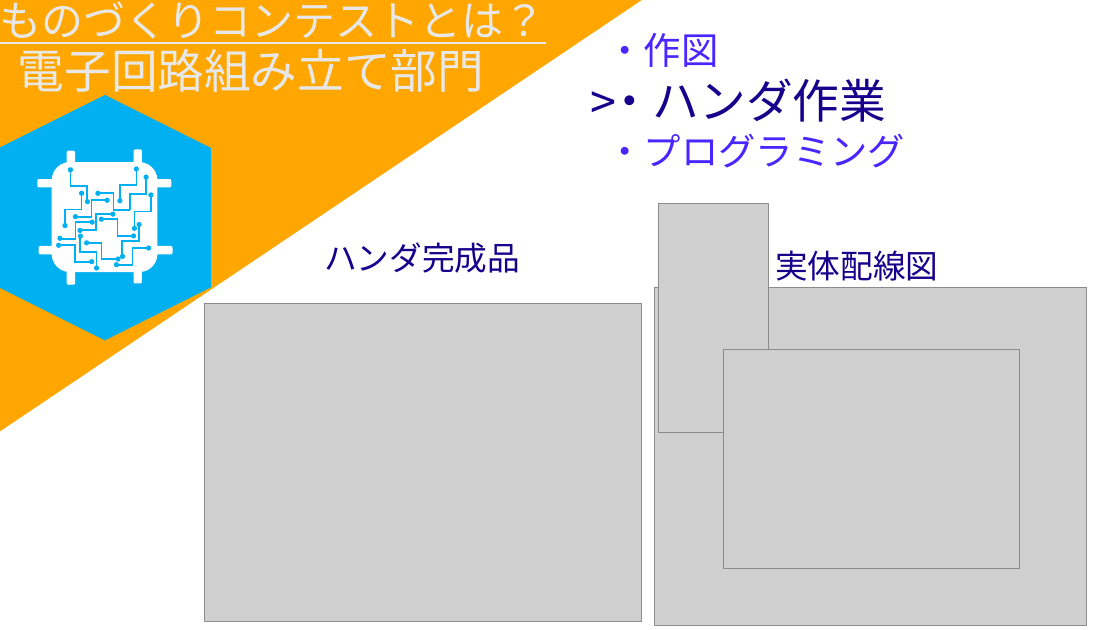
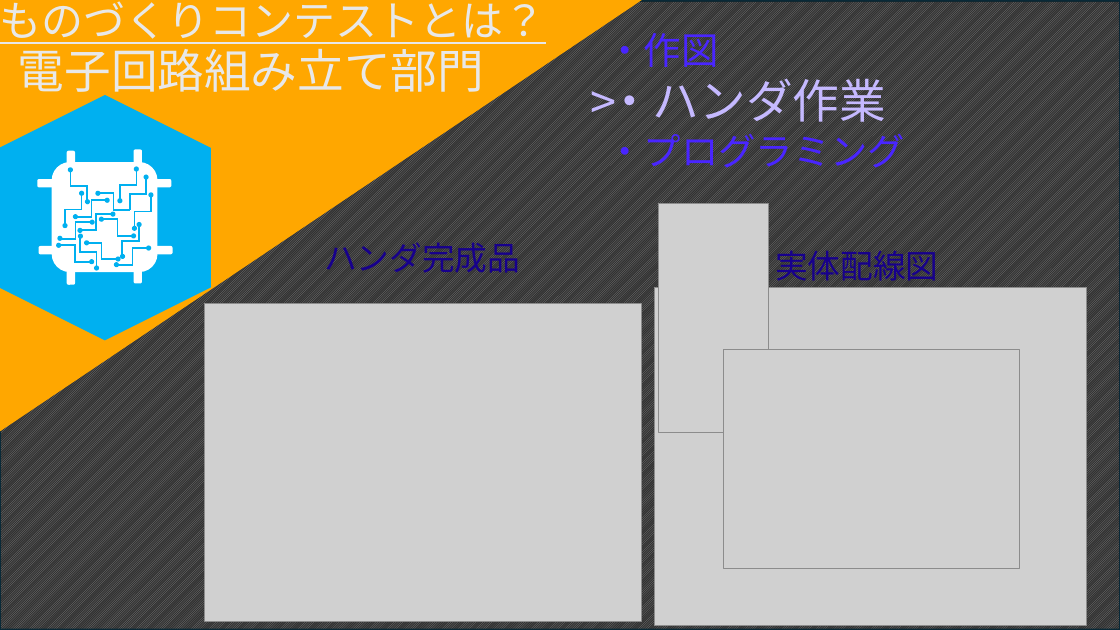
Before and after one commit to batakasu/procon, a slide deck: slide 7 of 添付フォルダ/～ものコン全国を目指して～ 動画用.pptx (slide 5 before the commit). Drawn at 1120x630 pixels with LibreOffice and Linux fonts; fonts in the diff are those of the drawing; grey boxes stand for pictures. Boxes give left, top, right and bottom in pixels: in the first picture for what was removed or moved away, otherwise in the second. Text is boxed around its words. In the diff, an @@ line names an element or a change of style, - is before the commit and + after.

```diff
--- a/添付フォルダ/～ものコン全国を目指して～ 動画用.pptx
+++ b/添付フォルダ/～ものコン全国を目指して～ 動画用.pptx
@@ rectangle added at (0,1,1120,630), fill pattern #D1D1D1 on #3A3A3A, outline #092A39 1.5 pt @@
@@ rectangle added at (0,0,1120,629), fill #262626 at 45% opacity, outline #092A39 1.5 pt @@
@@ text ">" at (582,69,623,134): text colour #17008C to #C5B9FF @@
@@ text at (606,78,886,122): text colour #17008C to #C5B9FF in "・ハンダ作業" @@
```
Also in this commit, not shown: 3 other slides changed, 3 slides added, 1 slide removed, 32 other files.
